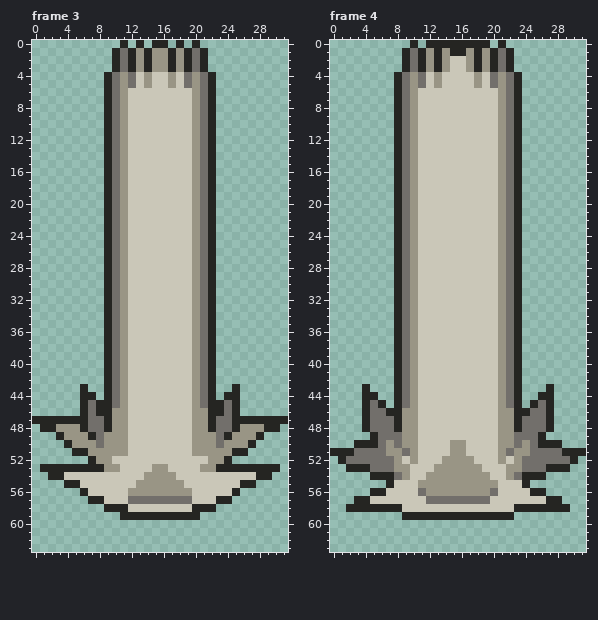
One commit to this pixel-art file: assets/images/effects/arcane_burst.aseprite. The picture above was drawn from the file before the commit.
32x64 pixels, 8 frames. Shown: frame 3, frame 4. The commit also changed other frames, which this record leaves out.
Now the later version:
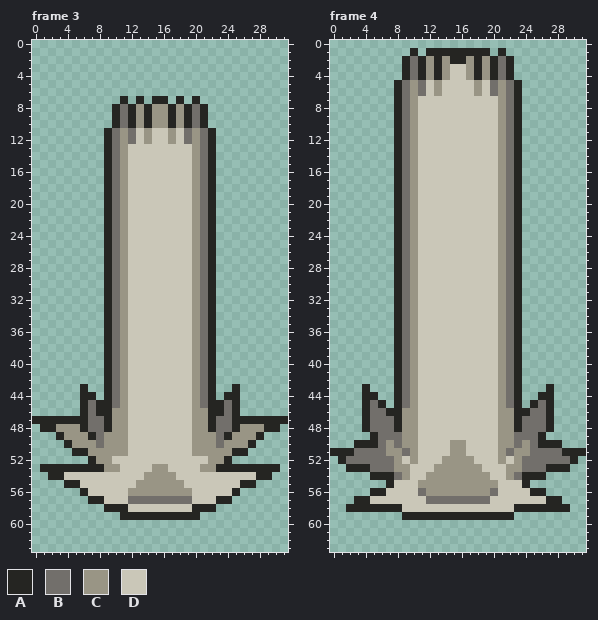
Palette (. is transparent): A #252522  B #726f6b  C #999585  D #cac7b8
The exact change:
Frame 3:
y 0: x 11 A -> .; x 13 A -> .; x 15..16 AA -> ..; x 18 A -> .; x 20 A -> .
y 1..3: x 10..21 ABACACCACABA -> ............
y 4..5: x 9..22 ABCBDCDDCDBCBA -> ..............
y 6: x 9..22 ABCDDDDDDDDCBA -> ..............
y 7: x 9..22 ABCDDDDDDDDCBA -> ..A.A.AA.A.A..
y 8..10: x 9..22 ABCDDDDDDDDCBA -> .ABACACCACABA.
y 11..12: x 12 D -> B; x 14 D -> C; x 17 D -> C; x 19 D -> B
Frame 4:
y 0: x 10 A -> .; x 12..19 AAAAAAAA -> ........; x 21 A -> .
y 1: x 9..12 ABAC -> .A.A; x 14 C -> A; x 17 C -> A; x 19..22 CABA -> A.A.
y 2: x 15..16 DD -> AA
y 4: x 8..14 ABCBDCD -> .ABACAC; x 17..23 DCDBCBA -> CACABA.
y 6: x 11 D -> B; x 13 D -> C; x 18 D -> C; x 20 D -> B
